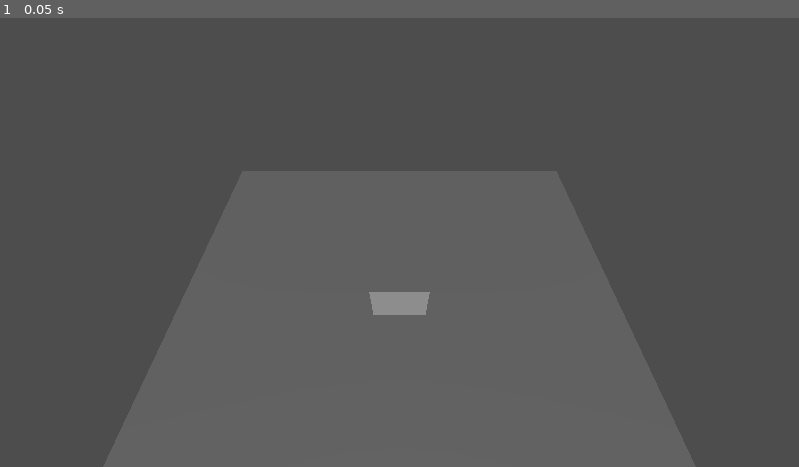
Above: before the commit, frame 1.
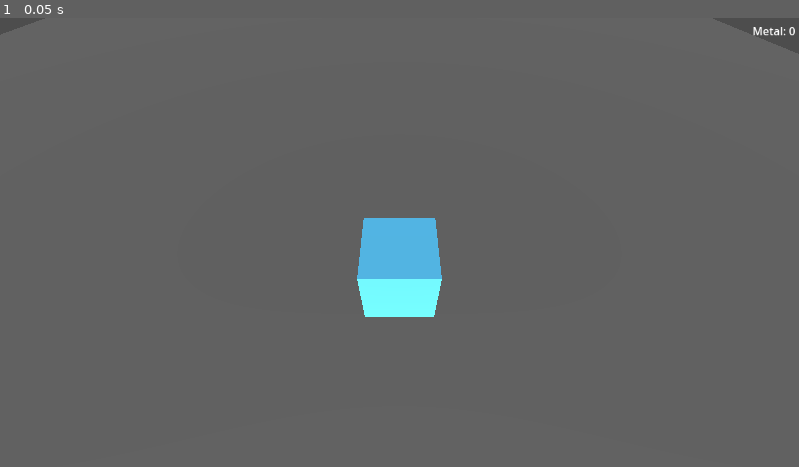
Above: after the commit, the same moment.

Repository: k2spam/charredfield
Game: Godot game, scene res://scenes/main.tscn
The game is run twice, just before and just after one commit, with the same random seed, the same clock (stepped at 60 frames per second) and the same inputs.
Inputs:
- Up to frame 1 (0.05 s): no input

The runs differ from the first frame. In frame 1, 2.2% of the frame differs, in the area x 44-100%, y 2-67%.

Commit message:
licence upd, player physics,script and material, tile map generator, resource manager

Diff:
--- /dev/null
+++ b/materials/player.tres
@@ -0,0 +1,6 @@
+[gd_resource type="StandardMaterial3D" format=3 uid="uid://ds33un8kqr5qf"]
+
+[resource]
+albedo_color = Color(0.45098, 1, 1, 1)
+emission_enabled = true
+emission = Color(0, 0, 0.588235, 1)
--- a/project.godot
+++ b/project.godot
@@ -14,3 +14,7 @@
 run/main_scene="uid://brryr11rw3fpa"
 config/features=PackedStringArray("4.4", "Forward Plus")
 config/icon="res://icon.svg"
+
+[autoload]
+
+ResourceManager="*res://scripts/ResourceManager.gd"
--- a/scenes/character/player.tscn
+++ b/scenes/character/player.tscn
@@ -1,13 +1,23 @@
-[gd_scene load_steps=3 format=3 uid="uid://ddcs6iw01x0aa"]
+[gd_scene load_steps=5 format=3 uid="uid://byugkmrntt0it"]
 
 [ext_resource type="Script" uid="uid://cisght27gh35n" path="res://scripts/movement.gd" id="1_3vyb7"]
+[ext_resource type="Material" uid="uid://ds33un8kqr5qf" path="res://materials/player.tres" id="2_tum32"]
 
-[sub_resource type="BoxMesh" id="BoxMesh_sgp6g"]
+[sub_resource type="BoxMesh" id="BoxMesh_o5qli"]
 
-[node name="Player" type="MeshInstance3D"]
-mesh = SubResource("BoxMesh_sgp6g")
+[sub_resource type="BoxShape3D" id="BoxShape3D_0wfyh"]
+
+[node name="Player" type="CharacterBody3D"]
 script = ExtResource("1_3vyb7")
 
+[node name="MeshInstance3D" type="MeshInstance3D" parent="."]
+transform = Transform3D(1, 0, 0, 0, 1, 0, 0, 0, 1, 0, 0.526825, 0)
+material_override = ExtResource("2_tum32")
+mesh = SubResource("BoxMesh_o5qli")
+
+[node name="CollisionShape3D" type="CollisionShape3D" parent="."]
+transform = Transform3D(1, 0, 0, 0, 1, 0, 0, 0, 1, 0, 0.5269, 0)
+shape = SubResource("BoxShape3D_0wfyh")
+
 [node name="Camera3D" type="Camera3D" parent="."]
-transform = Transform3D(1, 0, 0, 0, 0.586245, 0.810134, 0, -0.810134, 0.586245, 0, 4.89216, 2.66673)
-current = true
+transform = Transform3D(1, 0, 0, 0, 0.638365, 0.769734, 0, -0.769734, 0.638365, 0, 3.95512, 2.37012)
--- /dev/null
+++ b/scenes/location/Chunk.tscn
@@ -0,0 +1,6 @@
+[gd_scene load_steps=2 format=3 uid="uid://dtimb4hlpmyep"]
+
+[ext_resource type="Script" uid="uid://duq3dlo46ukuo" path="res://scripts/Chank.gd" id="1_haxnb"]
+
+[node name="Chunk" type="Node3D"]
+script = ExtResource("1_haxnb")
--- /dev/null
+++ b/scenes/location/Tile.tscn
@@ -0,0 +1,15 @@
+[gd_scene load_steps=3 format=3 uid="uid://0v54b6u0dfss"]
+
+[sub_resource type="PlaneMesh" id="PlaneMesh_0wfyh"]
+
+[sub_resource type="BoxShape3D" id="BoxShape3D_sugp2"]
+size = Vector3(2.00226, 0.0238647, 1.99829)
+
+[node name="Tile" type="StaticBody3D"]
+
+[node name="MeshInstance3D" type="MeshInstance3D" parent="."]
+mesh = SubResource("PlaneMesh_0wfyh")
+
+[node name="CollisionShape3D" type="CollisionShape3D" parent="."]
+transform = Transform3D(1, 0, 0, 0, 1, 0, 0, 0, 1, -0.00192261, -0.00228882, 0.00158691)
+shape = SubResource("BoxShape3D_sugp2")
--- a/scenes/location/ground.tscn
+++ /dev/null
@@ -1,7 +0,0 @@
-[gd_scene load_steps=2 format=3 uid="uid://dkda1qdavx8ym"]
-
-[sub_resource type="PlaneMesh" id="PlaneMesh_sgp6g"]
-
-[node name="MeshInstance3D" type="MeshInstance3D"]
-transform = Transform3D(4.36946, 0, 0, 0, 1, 0, 0, 0, 3.72547, 0, 0, 0)
-mesh = SubResource("PlaneMesh_sgp6g")
--- a/scenes/main.tscn
+++ b/scenes/main.tscn
@@ -1,14 +1,18 @@
-[gd_scene load_steps=3 format=3 uid="uid://brryr11rw3fpa"]
+[gd_scene load_steps=5 format=3 uid="uid://brryr11rw3fpa"]
 
-[ext_resource type="PackedScene" uid="uid://ddcs6iw01x0aa" path="res://scenes/character/player.tscn" id="1_0wfyh"]
-[ext_resource type="PackedScene" uid="uid://dkda1qdavx8ym" path="res://scenes/location/ground.tscn" id="2_sugp2"]
+[ext_resource type="PackedScene" uid="uid://byugkmrntt0it" path="res://scenes/character/player.tscn" id="1_0wfyh"]
+[ext_resource type="PackedScene" uid="uid://dtimb4hlpmyep" path="res://scenes/location/Chunk.tscn" id="2_0wfyh"]
+[ext_resource type="PackedScene" uid="uid://0v54b6u0dfss" path="res://scenes/location/Tile.tscn" id="3_sugp2"]
+[ext_resource type="PackedScene" uid="uid://hnmfffohwxmk" path="res://scenes/ui/HUD.tscn" id="4_jyhfs"]
 
 [node name="Node3D" type="Node3D"]
-
-[node name="Player" parent="." instance=ExtResource("1_0wfyh")]
-transform = Transform3D(1, 0, 0, 0, 1, 0, 0, 0, 1, 0.00027138, 0.54044, -0.00597382)
 
 [node name="DirectionalLight3D" type="DirectionalLight3D" parent="."]
 transform = Transform3D(1, 0, 0, 0, 0.912706, 0.408617, 0, -0.408617, 0.912706, 0, 7.89502, 0)
 
-[node name="MeshInstance3D" parent="." instance=ExtResource("2_sugp2")]
+[node name="Player" parent="." instance=ExtResource("1_0wfyh")]
+
+[node name="Chunk" parent="." instance=ExtResource("2_0wfyh")]
+tile_scene = ExtResource("3_sugp2")
+
+[node name="HUD" parent="." instance=ExtResource("4_jyhfs")]
--- /dev/null
+++ b/scenes/ui/HUD.tscn
@@ -0,0 +1,14 @@
+[gd_scene format=3 uid="uid://hnmfffohwxmk"]
+
+[node name="HUD" type="CanvasLayer"]
+
+[node name="VBoxContainer" type="VBoxContainer" parent="."]
+offset_left = 1020.0
+offset_top = 7.0
+offset_right = 1147.0
+offset_bottom = 37.0
+
+[node name="Label" type="Label" parent="VBoxContainer"]
+layout_mode = 2
+text = "Metal: 0"
+horizontal_alignment = 2
--- /dev/null
+++ b/scripts/Chank.gd
@@ -0,0 +1,17 @@
+extends Node3D
+
+@export var tile_scene: PackedScene
+@export var size_x: int = 16
+@export var size_y: int = 16
+@export var tile_spacing: float = 2.0
+
+func _ready():
+	for x in range(size_x):
+		for y in range(size_y):
+			var tile = tile_scene.instantiate()
+			tile.position = Vector3(
+				(x - size_x / 2) * tile_spacing,
+				0,
+				(y - size_y / 2) * tile_spacing
+			)
+			add_child(tile)
--- /dev/null
+++ b/scripts/HUD.gd
@@ -0,0 +1,10 @@
+extends CanvasLayer
+
+@onready var metal_label: Label = $MarginContainer/VboxContainer/MetalHBox/MetalLabel
+
+func _ready():
+	get_node("root/ResourceManager").resource_changed.connect(_on_resource_changed)
+
+func _on_resource_changed(name: String, value: int):
+	if name == 'metal':
+		metal_label.text = "Metal: %d" % value
--- /dev/null
+++ b/scripts/ResourceManager.gd
@@ -0,0 +1,14 @@
+extends Node
+
+signal resource_changed(name: String, value: int)
+
+var resources: Dictionary = {
+	"metal": 0,
+	"wood": 0
+}
+
+func add_resource(name: String, amount: int):
+	if not resources.has(name):
+		resources[name] = 0
+	resources[name] += amount
+	resource_changed.emit(name, resources[name])
--- a/scripts/movement.gd
+++ b/scripts/movement.gd
@@ -1,18 +1,23 @@
-extends MeshInstance3D
+extends CharacterBody3D
 
-@export var speed = 5.0
+@export var speed: float = 5.0
+@export var gravity: float = ProjectSettings.get_setting("physics/3d/default_gravity")
 
 func _physics_process(delta: float):
-	var input_vector = Vector3.ZERO
+	var dir = Vector3.ZERO
 
 	if Input.is_action_pressed("ui_up"):
-		input_vector.z -= 1
+		dir.z -= 1
 	if Input.is_action_pressed("ui_down"):
-		input_vector.z += 1
+		dir.z += 1
 	if Input.is_action_pressed("ui_left"):
-		input_vector.x -= 1
+		dir.x -= 1
 	if Input.is_action_pressed("ui_right"):
-		input_vector.x += 1
+		dir.x += 1
 
-	input_vector = input_vector.normalized()
-	translate(input_vector * speed * delta)
+	dir = Vector3.ZERO if dir == Vector3.ZERO else dir.normalized() * speed
+	velocity.x = dir.x
+	velocity.z = dir.z
+	velocity.y -= gravity * delta
+
+	move_and_slide()
Not shown, changed: LICENSE.txt
Not shown, added: scripts/Chank.gd.uid
Not shown, added: scripts/HUD.gd.uid
Not shown, added: scripts/ResourceManager.gd.uid
